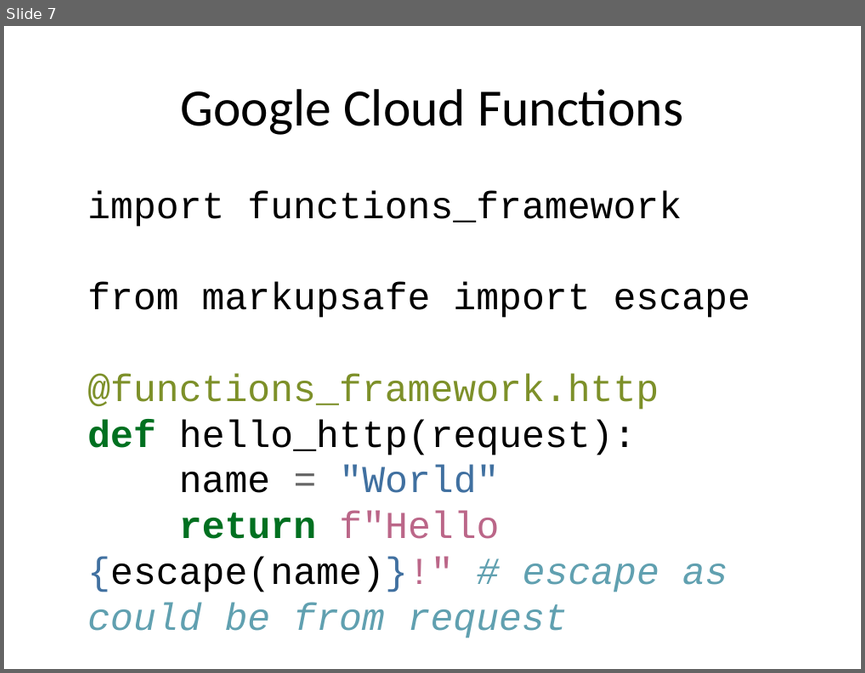
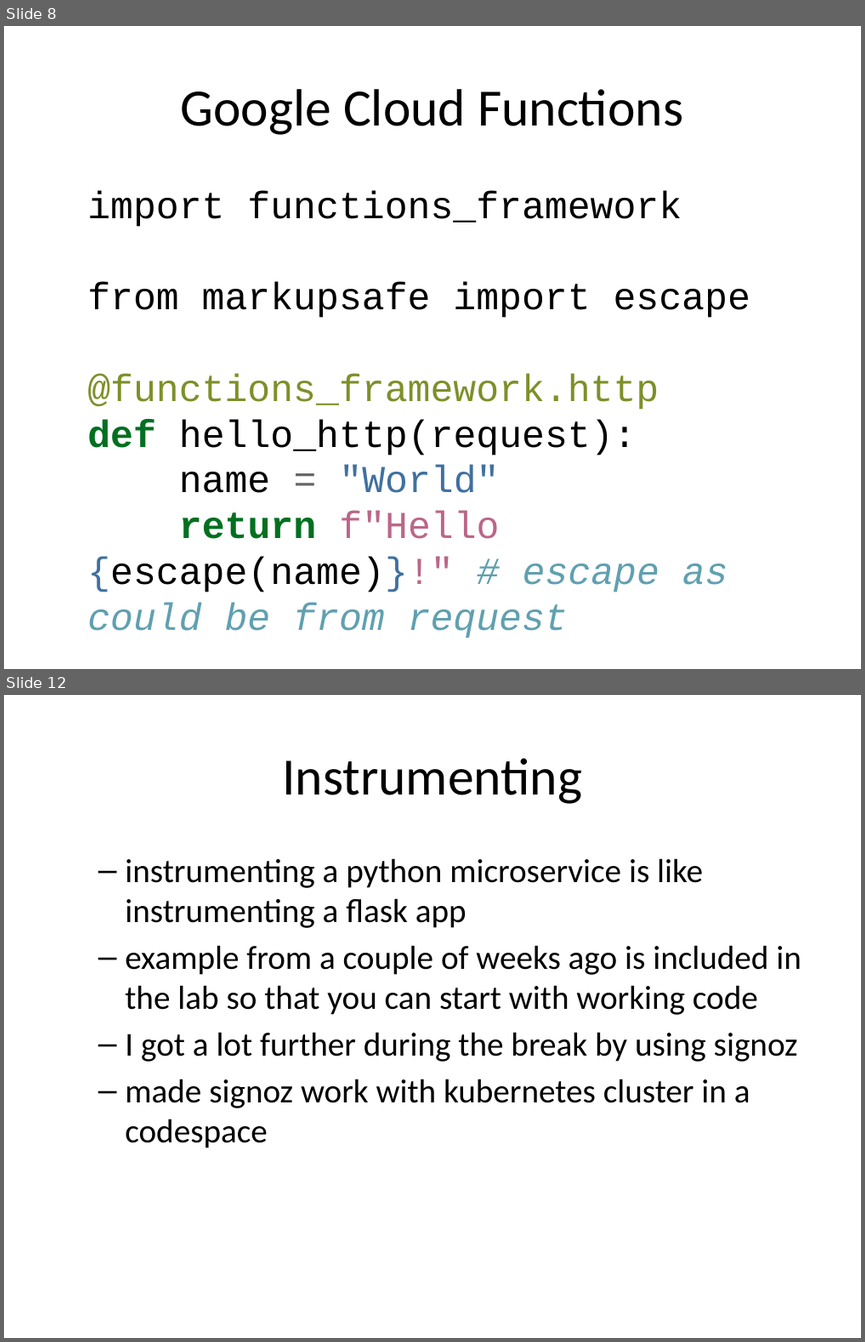
Before and after one commit to rhildred/INFO8985, a slide deck: microservice_instrumenting/slides.pptx. Shown one above the other, each under a label of ours: slide 7 before the commit, slides 8 and 12 after it; the slides between them are not shown. The pictures are 865x673 and 865x1342 pixels, drawn with LibreOffice and Linux fonts; fonts in the diff are those of the drawing. Boxes give left, top, right and bottom in pixels: in the first picture for what was removed or moved away, otherwise in the second. Text is boxed around its words. In the diff, an @@ line names an element or a change of style, - is before the commit and + after.

```diff
--- a/microservice_instrumenting/slides.pptx
+++ b/microservice_instrumenting/slides.pptx
@@ slide 12 added at [4,695,861,1338], background #FFFFFF @@
@@ title added at [282,758,582,804], 44 pt, text #000000 @@
+Instrumenting
@@ text added at [125,858,801,1148], 28 pt, text #000000 @@
+  – instrumenting a python microservice is like instrumenting a flask app
+  – example from a couple of weeks ago is included in the lab so that you can start with working code
+  – I got a lot further during the break by using signoz
+  – made signoz work with kubernetes cluster in a codespace
@@ what was slide 7 is now slide 8 @@
```
Also in this commit, not shown: 3 slides changed, 9 other slides added, 13 other files.
